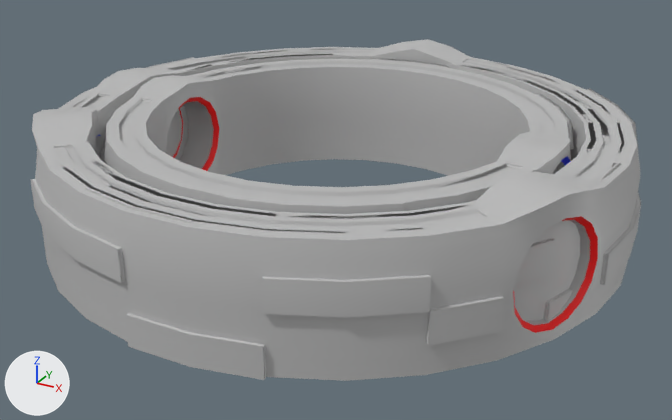
One commit to the FBX model Assets/Assets/Meshes/FireLandsMeshes/Depo Rings.fbx: the scene before it, then after it.
One viewpoint serves both versions: a 50 mm lens placed at (12.13, -22.12, 11.41), pointed at (0.26, -0.53, 0.62). Every picture has the same lights, and +X, +Y and +Z are marked at lower left. The same objects are shown in both versions, whatever each file hides. Where no turn or scale is listed for an object, it has been applied to the vertices.

The older version as bpy lines, for what is in view:
```python
me_mesh = bpy.data.meshes.new('Mesh')
me_mesh.from_pydata(...)  # 700 vertices, 706 faces; spans x -8.4..8.4, y -8.4..8.3, z 0.0..3.6
# faces by material slot: [586, 32, 32, 24, 32]
me_mesh.materials.append(mat_ringsexport_flame_depo_3_holesg1)  # grey #bcbcbc
me_mesh.materials.append(mat_ringcolor1)  # red #ff0000
me_mesh.materials.append(mat_ringcolor2)  # blue #0022ff
me_mesh.materials.append(mat_ringsexport_lambert1)  # grey #bcbcbc
me_mesh.materials.append(mat_ringcolor3)  # green #64ff00
me_mesh_001 = bpy.data.meshes.new('Mesh.001')
me_mesh_001.from_pydata(...)  # 574 vertices, 576 faces; spans x -8.0..8.1, y -8.0..8.0, z 0.0..3.5
# faces by material slot: [516, 28, 32]
me_mesh_001.materials.append(mat_ringsexport_flame_depo_3_holesg1)  # grey #bcbcbc
me_mesh_001.materials.append(mat_ringsexport_lambert1)  # grey #bcbcbc
me_mesh_001.materials.append(mat_ringcolor1)  # red #ff0000
me_mesh_002 = bpy.data.meshes.new('Mesh.002')
me_mesh_002.from_pydata(...)  # 634 vertices, 638 faces; spans x -6.55..6.55, y -6.64..6.64, z 0.0..3.48
# faces by material slot: [548, 26, 32, 32]
me_mesh_002.materials.append(mat_ringsexport_flame_depo_3_holesg1)  # grey #bcbcbc
me_mesh_002.materials.append(mat_ringsexport_lambert1)  # grey #bcbcbc
me_mesh_002.materials.append(mat_ringcolor1)  # red #ff0000
me_mesh_002.materials.append(mat_ringcolor2)  # blue #0022ff
ob_flame_depo_3_hole = bpy.data.objects.new('Flame_Depo_3_hole', me_mesh)
ob_flame_depo_3_hole.location = (0.0, 0.0, 0.0)
ob_fram_depo_2_hole = bpy.data.objects.new('Fram_Depo_2_Hole', me_mesh_002)
ob_fram_depo_2_hole.location = (0.0, 0.0, 0.0)
ob_frame_depo_1_hole = bpy.data.objects.new('Frame_Depo_1_hole', me_mesh_001)
ob_frame_depo_1_hole.location = (0.0, 0.0, 0.0)
```
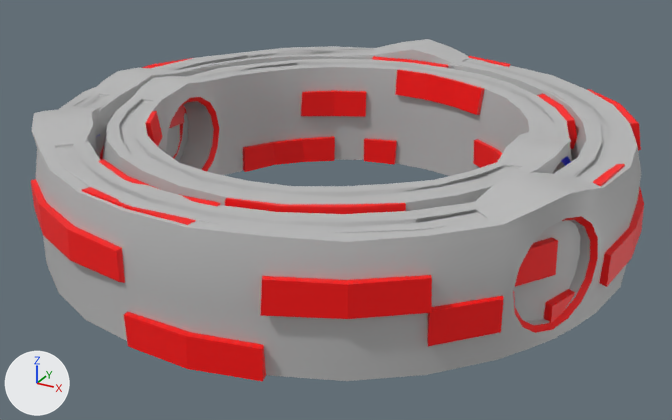
Pixel boxes [x1, y1, x2, y2] of what changed, in the pictures (672 x 420 px; the box of a moved part takes in the faces that stretch with it):
'Flame_Depo_3_hole', reshaped: before [31, 39, 641, 381]; after [31, 39, 644, 381]
'Fram_Depo_2_Hole', reshaped: before [99, 58, 574, 214]; after [100, 56, 577, 214]
'Frame_Depo_1_hole', reshaped: before [55, 49, 623, 321]; after [56, 50, 625, 323]
part 3 of me_mesh, moved or reshaped: before [146, 48, 333, 153]; after [142, 48, 334, 153]
part 4 of me_mesh, built on: before [31, 143, 501, 380]; after [31, 143, 503, 381]
part 5 of me_mesh, moved or reshaped: before [468, 57, 641, 255]; after [469, 58, 644, 255]
part 6 of me_mesh, recoloured (grey to red): [117, 228, 632, 346] in both

The change in detail:
Material 'lambert2' (mat_lambert2) is new.
Its base color is (1.0, 0.0, 0.0) (red #ff0000).
me_mesh is used by ob_flame_depo_3_hole; location (0.0, 0.0, 0.0).
me_mesh had 700 vertices, 706 faces and spanned x -8.4..8.4, y -8.4..8.3, z 0.0..3.6.
me_mesh now has 752 vertices, 758 faces and spans x -8.5..8.5, y -8.5..8.3, z 0.0..3.7.
me_mesh part 3: 20 vertices moved from x -8.4..-2.6, y -3.4..8.0, z 0.0..3.3 to x -8.5..-2.6, y -3.5..8.1, z 0.0..3.3; 3 vertices removed from x -6.6..-4.8, y 2.9..5.4, z 3.3; 21 vertices added at x -6.6..-2.0, y -2.7..6.3, z 0.0..3.2.
me_mesh part 4: 13 vertices moved from x -4.2..5.2, y -8.4..-5.8, z 0.0..3.2 to x -4.2..5.2, y -8.5..-5.8, z 0.0..3.2; 3 vertices removed from x -3.6..5.2, y -6.9..-5.8, z 3.3; 21 vertices added at x -3.6..5.4, y -7.0..-3.9, z 0.8..3.3.
me_mesh part 5: 12 vertices moved from x 2.4..8.3, y 1.5..8.0, z 0.0..3.3 to x 2.4..8.4, y 1.5..8.1, z 0.0..3.3; 4 vertices removed from x 2.4..7.1, y 1.5..7.3, z 3.3; 20 vertices added at x 2.0..7.1, y -0.1..7.3, z 0.0..3.2.
me_mesh part 6: 101 faces spanning x -8.5..8.5, y -8.5..8.3, z 0.0..3.3 switch from mat_ringsexport_flame_depo_3_holesg1 (grey #bcbcbc) to mat_lambert2 (red #ff0000).
me_mesh_001 is used by ob_frame_depo_1_hole; location (0.0, 0.0, 0.0).
me_mesh_001 had 574 vertices, 576 faces and spanned x -8.0..8.1, y -8.0..8.0, z 0.0..3.5.
me_mesh_001 now has 640 vertices, 642 faces and spans x -8.0..8.2, y -8.1..8.1, z 0.0..3.5.
me_mesh_001 part 1: 77 vertices moved from x -7.9..8.1, y -8.0..8.0, z 0.0..3.3 to x -8.0..8.2, y -8.1..8.1, z 0.0..3.3; 15 vertices removed from x -6.5..7.5, y -7.5..7.1, z 1.6..3.3; 81 vertices added at x -6.6..7.5, y -7.5..7.1, z 0.0..3.3.
me_mesh_001 now uses material mat_lambert2 (red #ff0000).
me_mesh_002 is used by ob_fram_depo_2_hole; location (0.0, 0.0, 0.0).
me_mesh_002 had 634 vertices, 638 faces and spanned x -6.55..6.55, y -6.64..6.64, z 0.0..3.48.
me_mesh_002 now has 698 vertices, 702 faces and spans x -6.61..6.58, y -6.73..6.74, z -0.04..3.5.
me_mesh_002 part 2: 2 vertices moved within x -5.99..-3.28, y -5.67..-2.67, z 0.82..1.63; 502 vertices removed from x -6.55..6.55, y -6.64..6.64, z 0.0..3.48; 566 vertices added at x -6.61..6.58, y -6.73..6.74, z -0.04..3.5.
me_mesh_002 now uses material mat_lambert2 (red #ff0000).
